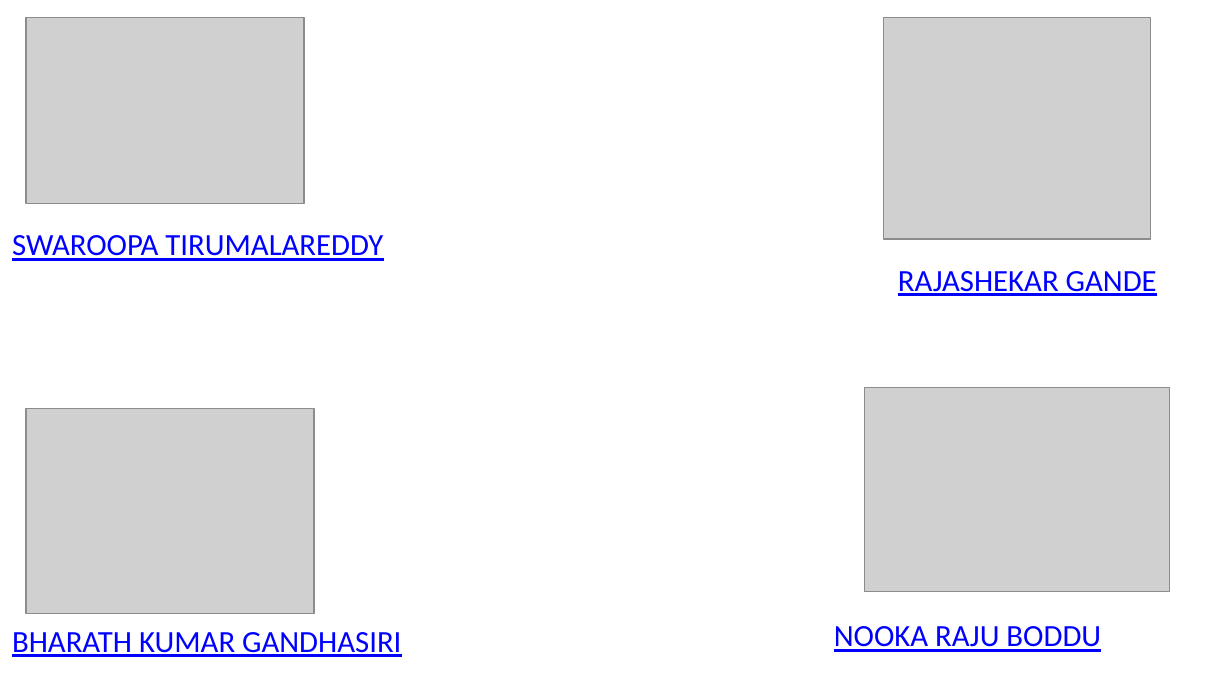
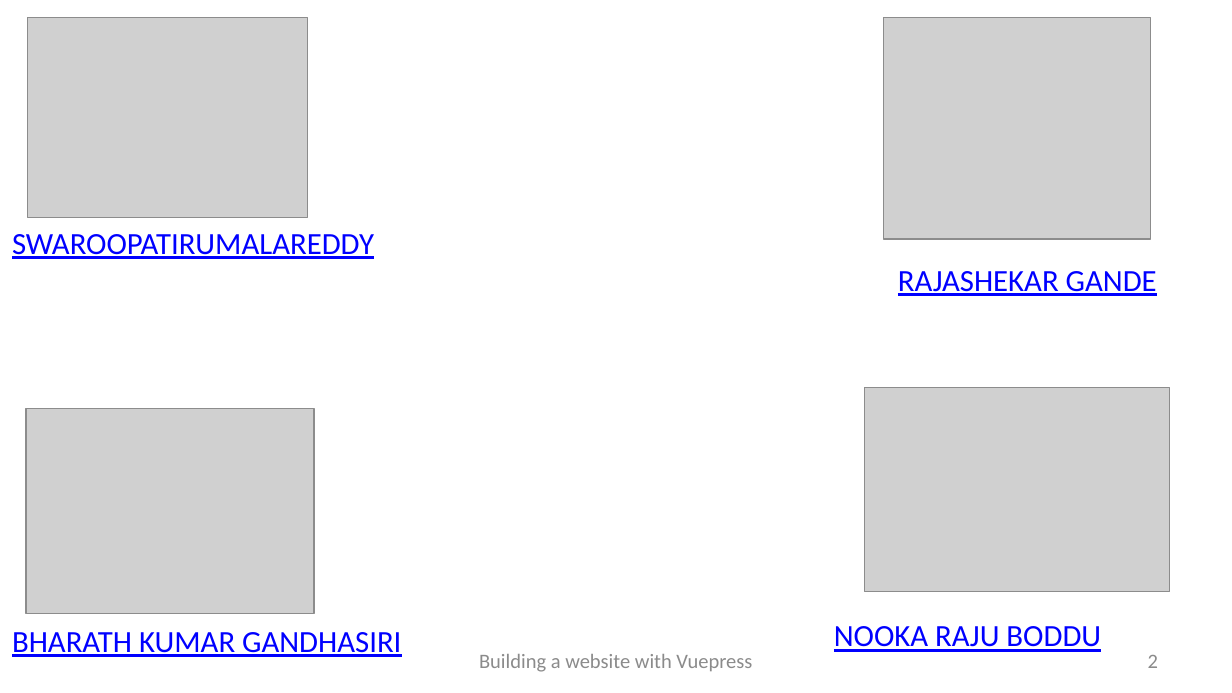
Before and after one commit to swaroopatirumalareddy/vuepress, a slide deck: slide 2 of workshop.pptx. Drawn at 1232x693 pixels with LibreOffice and Linux fonts; fonts in the diff are those of the drawing; grey boxes stand for pictures; background and template pictures are left out. Boxes give left, top, right and bottom in pixels: in the first picture for what was removed or moved away, otherwise in the second. Text is boxed around its words. In the diff, an @@ line names an element or a change of style, - is before the commit and + after.

Commit message:
added new slide

```diff
--- a/workshop.pptx
+++ b/workshop.pptx
@@ picture: place and size @@
-picture at [26, 17, 304, 203]
+picture at [27, 17, 307, 217]
@@ text at [12, 234, 374, 259]: spaces changed @@
-SWAROOPA TIRUMALAREDDY
+SWAROOPATIRUMALAREDDY
@@ text added at [479, 654, 752, 672], 12 pt, text #8C8C8C @@
+Building a website with Vuepress
@@ page number added at [1148, 655, 1158, 668], 12 pt, text #8C8C8C @@
+2
```
Also in this commit, not shown: 14 other slides changed, 1 slide added.
